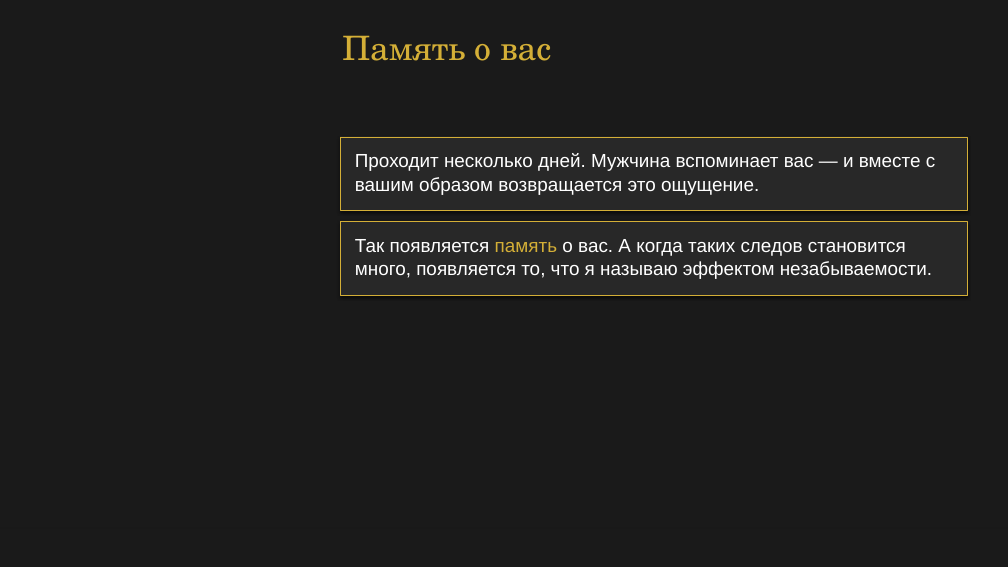
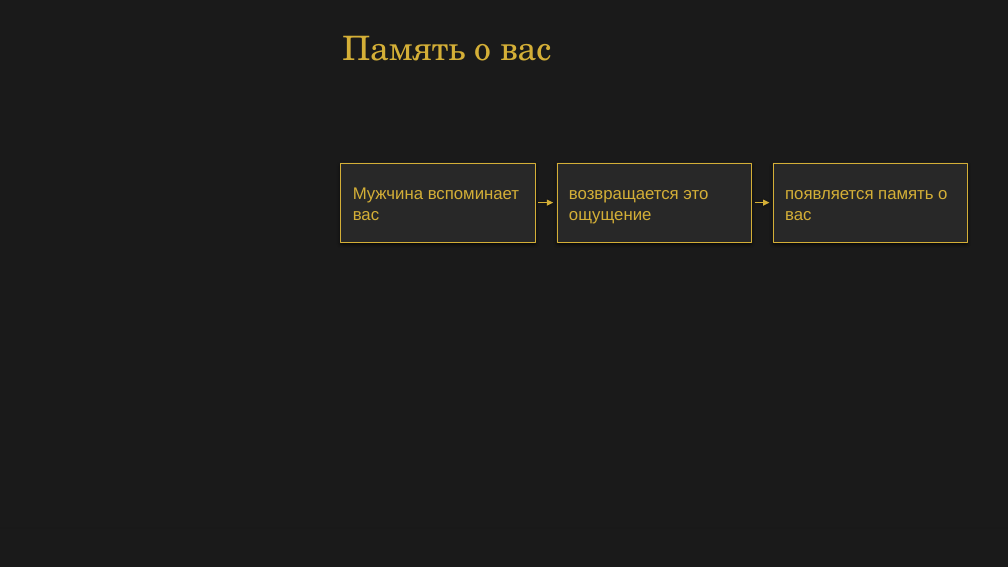
Before and after one commit to babylonofkommod-ai/-, a slide deck: slide 12 of Ваш Кристалл незабываемости.pptx. Drawn at 1008x567 pixels with LibreOffice and Linux fonts; fonts in the diff are those of the drawing. Boxes give left, top, right and bottom in pixels: in the first picture for what was removed or moved away, otherwise in the second. Text is boxed around its words. In the diff, an @@ line names an element or a change of style, - is before the commit and + after.

```diff
--- a/Ваш Кристалл незабываемости.pptx
+++ b/Ваш Кристалл незабываемости.pptx
@@ rectangle added at (x1=340, y1=163, x2=535, y2=243), fill #282828 @@
@@ rectangle added at (x1=341, y1=163, x2=535, y2=242), fill #282828, outline #D4AF37 0.5 pt @@
@@ text removed at (x1=355, y1=153, x2=935, y2=195) @@
-Проходит несколько дней. Мужчина вспоминает вас — и вместе с
-вашим образом возвращается это ощущение.
@@ rectangle resized from (x1=340, y1=137, x2=968, y2=211) to (x1=557, y1=163, x2=752, y2=243) @@
@@ rectangle resized from (x1=341, y1=137, x2=968, y2=210) to (x1=557, y1=163, x2=752, y2=242) @@
@@ rectangle added at (x1=773, y1=163, x2=968, y2=243), fill #282828 @@
@@ rectangle added at (x1=774, y1=163, x2=968, y2=242), fill #282828, outline #D4AF37 0.5 pt @@
@@ text added at (x1=353, y1=187, x2=519, y2=220), 16 pt, text #D4AF37 @@
+Мужчина вспоминает
+вас
@@ arrow added from (538, 203) to (554, 203), #D4AF37 0.8 pt @@
@@ text added at (x1=569, y1=190, x2=708, y2=224), 16 pt, text #D4AF37 @@
+возвращается это
+ощущение
@@ arrow added from (755, 203) to (770, 203), #D4AF37 0.8 pt @@
@@ text added at (x1=785, y1=190, x2=947, y2=220), 16 pt, text #D4AF37 @@
+появляется память о
+вас
@@ rectangle removed at (x1=340, y1=222, x2=968, y2=296) @@
@@ rectangle removed at (x1=341, y1=222, x2=968, y2=295) @@
@@ text removed at (x1=355, y1=239, x2=932, y2=279) @@
-Так появляется память о вас. А когда таких следов становится
-много, появляется то, что я называю эффектом незабываемости.
```
Also in this commit, not shown: 21 other slides changed, 3 other files.
